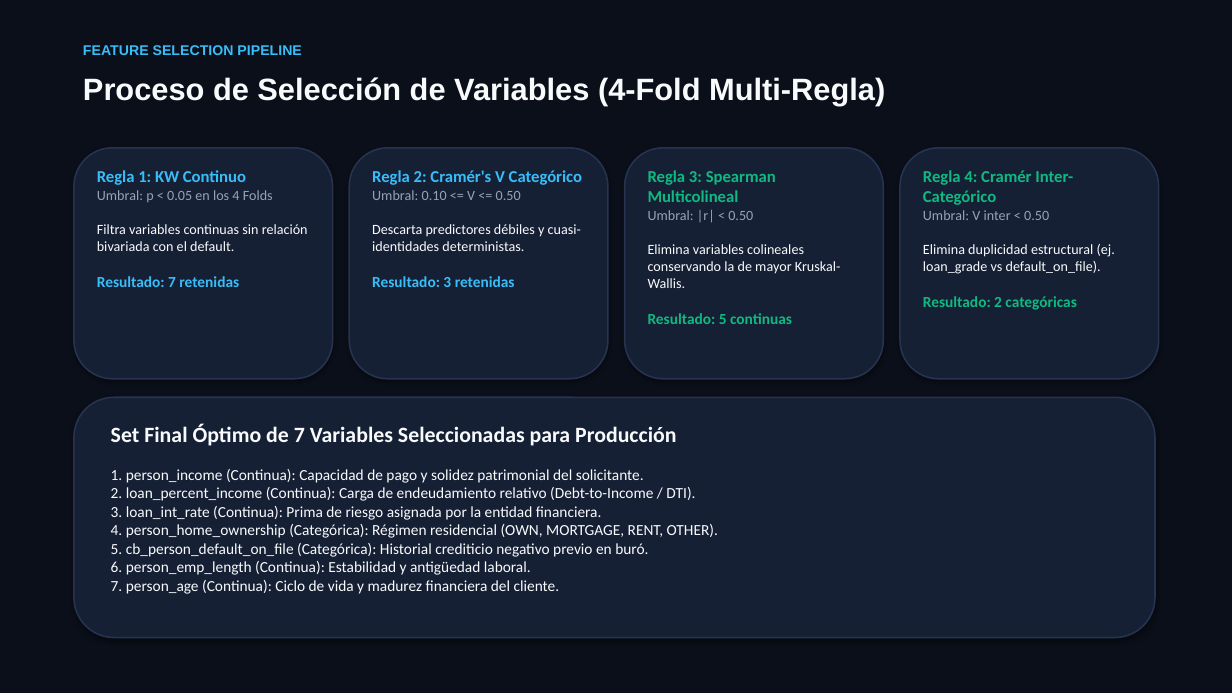
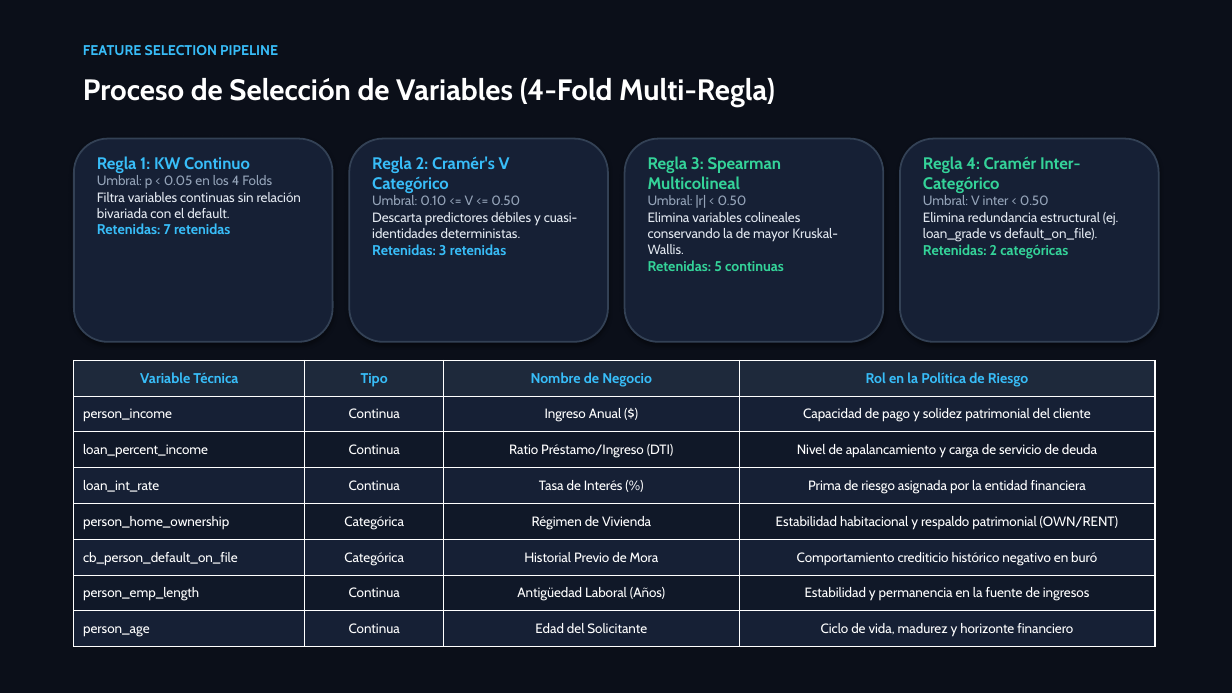
Before and after one commit to GuillenConcepcion/Credit_Scoring_Project, a slide deck: slide 7 of Credit_Risk_Scoring_Presentation.pptx. Drawn at 1232x693 pixels with LibreOffice and Linux fonts; fonts in the diff are those of the drawing. Boxes give left, top, right and bottom in pixels: in the first picture for what was removed or moved away, otherwise in the second. Text is boxed around its words. In the diff, an @@ line names an element or a change of style, - is before the commit and + after.

Commit message:
style: enhance presentation resolution, high-contrast typography, native tables and 300 DPI charts

```diff
--- a/Credit_Risk_Scoring_Presentation.pptx
+++ b/Credit_Risk_Scoring_Presentation.pptx
@@ text "FEATURE SELECTION PIPELINE" at [83, 45, 278, 55]: font Arial to Cabin @@
@@ text "Proceso de Selección de Variables ..." at [83, 78, 775, 107]: size 24 to 23 pt, font Arial to Cabin, text colour #F8FAFC to #FFFFFF @@
@@ rounded rectangle: place and size @@
-rounded rectangle at [74, 148, 333, 379]
+rounded rectangle at [74, 139, 333, 342]
@@ text "Regla 1: KW Continuo": place and size @@
-text "Regla 1: KW Continuo" at [97, 170, 308, 287]
+text "Regla 1: KW Continuo" at [97, 156, 301, 234]
@@ rounded rectangle: place and size @@
-rounded rectangle at [349, 148, 608, 379]
+rounded rectangle at [349, 139, 608, 342]
@@ text "Regla 2: Cramér's V Categórico": place and size @@
-text "Regla 2: Cramér's V Categórico" at [372, 170, 582, 287]
+text "Regla 2: Cramér's V Categórico" at [372, 156, 578, 255]
@@ rounded rectangle: place and size @@
-rounded rectangle at [625, 148, 884, 379]
+rounded rectangle at [625, 139, 884, 342]
@@ text "Regla 3: Spearman Multicolineal": place and size @@
-text "Regla 3: Spearman Multicolineal" at [648, 170, 841, 324]
+text "Regla 3: Spearman Multicolineal" at [648, 156, 838, 271]
@@ outline #263452 1.2 pt to #334155 1.4 pt in 4 elements at [74, 139, 333, 342], [349, 139, 608, 342], [625, 139, 884, 342], [900, 139, 1159, 342] @@
@@ rounded rectangle: place and size @@
-rounded rectangle at [900, 148, 1159, 379]
+rounded rectangle at [900, 139, 1159, 342]
@@ text "Regla 4: Cramér Inter-Categórico": place and size @@
-text "Regla 4: Cramér Inter-Categórico" at [923, 170, 1115, 310]
+text "Regla 4: Cramér Inter-Categórico" at [923, 156, 1119, 258]
@@ text at [97, 156, 301, 218]: font Calibri to Cabin in "Regla 1: KW Continuo", "Umbral: p < 0.05 en los 4 ...", "Filtra variables continuas sin relación bivariada con ..."; size 11 to 10.5 pt in "Umbral: p < 0.05 en los 4 ...", "Filtra variables continuas sin relación bivariada con ..."; text colour #F8FAFC to #E2E8F0 in "Filtra variables continuas sin relación bivariada con ..." @@
@@ text at [372, 156, 578, 238]: font Calibri to Cabin in "Regla 2: Cramér's V Categórico", "Umbral: 0.10 <= V <= 0.50", "Descarta predictores débiles y cuasi-identidades determinist ..."; size 11 to 10.5 pt in "Umbral: 0.10 <= V <= 0.50", "Descarta predictores débiles y cuasi-identidades determinist ..."; text colour #F8FAFC to #E2E8F0 in "Descarta predictores débiles y cuasi-identidades determinist ..." @@
@@ text at [648, 156, 838, 254]: font Calibri to Cabin in "Regla 3: Spearman Multicolineal", "Umbral: |r| < 0.50", "Elimina variables colineales conservando la de mayor ..."; text colour #10B981 to #34D399 in "Regla 3: Spearman Multicolineal"; size 11 to 10.5 pt in "Umbral: |r| < 0.50", "Elimina variables colineales conservando la de mayor ..."; text colour #F8FAFC to #E2E8F0 in "Elimina variables colineales conservando la de mayor ..." @@
@@ text at [923, 156, 1081, 205]: font Calibri to Cabin in "Regla 4: Cramér Inter-Categórico", "Umbral: V inter < 0.50"; text colour #10B981 to #34D399 in "Regla 4: Cramér Inter-Categórico"; size 11 to 10.5 pt in "Umbral: V inter < 0.50" @@
@@ text at [97, 223, 230, 234]: text changed; size 12 to 11 pt; font Calibri to Cabin @@
-Resultado: 7 retenidas
+Retenidas: 7 retenidas
@@ text at [923, 212, 1119, 258]: text changed; size 11 to 10.5 pt; font Calibri to Cabin; text colour #F8FAFC to #E2E8F0 @@
-Elimina duplicidad estructural (ej. loan_grade vs default_on_file).
-Resultado: 2 categóricas
+Elimina redundancia estructural (ej. loan_grade vs default_on_file).
+Retenidas: 2 categóricas
@@ text at [372, 244, 506, 255]: text changed; size 12 to 11 pt; font Calibri to Cabin @@
-Resultado: 3 retenidas
+Retenidas: 3 retenidas
@@ text at [648, 260, 784, 271]: text changed; size 12 to 11 pt; font Calibri to Cabin; text colour #10B981 to #34D399 @@
-Resultado: 5 continuas
+Retenidas: 5 continuas
@@ table added at [74, 360, 1155, 647], 8 rows, 4 columns @@
+Variable Técnica | Tipo | Nombre de Negocio | Rol en la Política de Riesgo
+person_income | Continua | Ingreso Anual ($) | Capacidad de pago y solidez patrimonial del cliente
+loan_percent_income | Continua | Ratio Préstamo/Ingreso (DTI) | Nivel de apalancamiento y carga de servicio de deuda
+loan_int_rate | Continua | Tasa de Interés (%) | Prima de riesgo asignada por la entidad financiera
+person_home_ownership | Categórica | Régimen de Vivienda | Estabilidad habitacional y respaldo patrimonial (OWN/RENT)
+cb_person_default_on_file | Categórica | Historial Previo de Mora | Comportamiento crediticio histórico negativo en buró
+person_emp_length | Continua | Antigüedad Laboral (Años) | Estabilidad y permanencia en la fuente de ingresos
+person_age | Continua | Edad del Solicitante | Ciclo de vida, madurez y horizonte financiero
@@ rounded rectangle removed at [74, 397, 1155, 638] @@
@@ text removed at [111, 423, 718, 594] @@
-Set Final Óptimo de 7 Variables Seleccionadas para Producción
-1. person_income (Continua): Capacidad de pago y solidez patrimonial del solicitante.
-2. loan_percent_income (Continua): Carga de endeudamiento relativo (Debt-to-Income / DTI).
-3. loan_int_rate (Continua): Prima de riesgo asignada por la entidad financiera.
-4. person_home_ownership (Categórica): Régimen residencial (OWN, MORTGAGE, RENT, OTHER).
-5. cb_person_default_on_file (Categórica): Historial crediticio negativo previo en buró.
-6. person_emp_length (Continua): Estabilidad y antigüedad laboral.
-7. person_age (Continua): Ciclo de vida y madurez financiera del cliente.
```
Also in this commit, not shown: 11 other slides changed, 8 other files.
